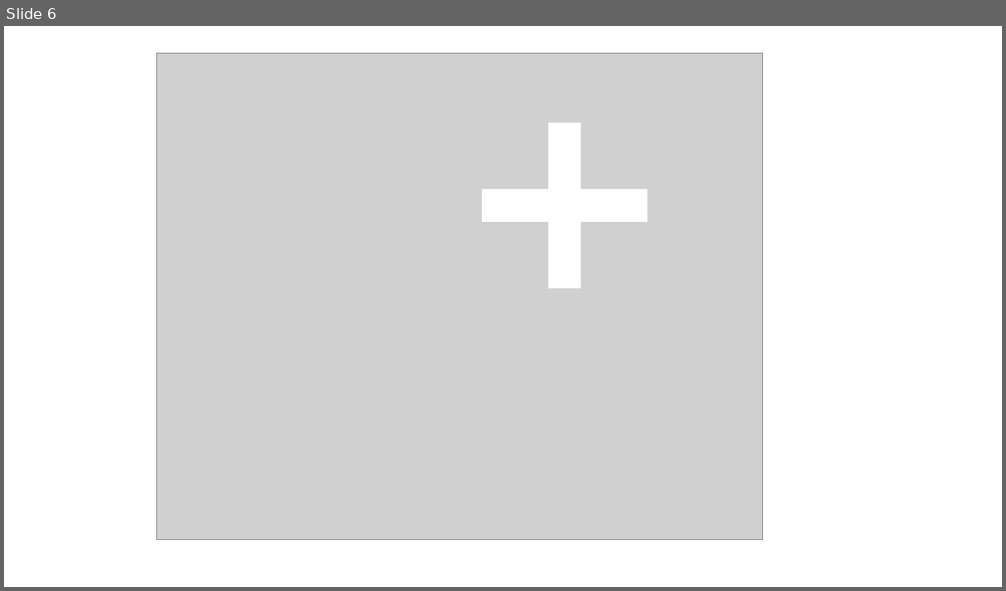
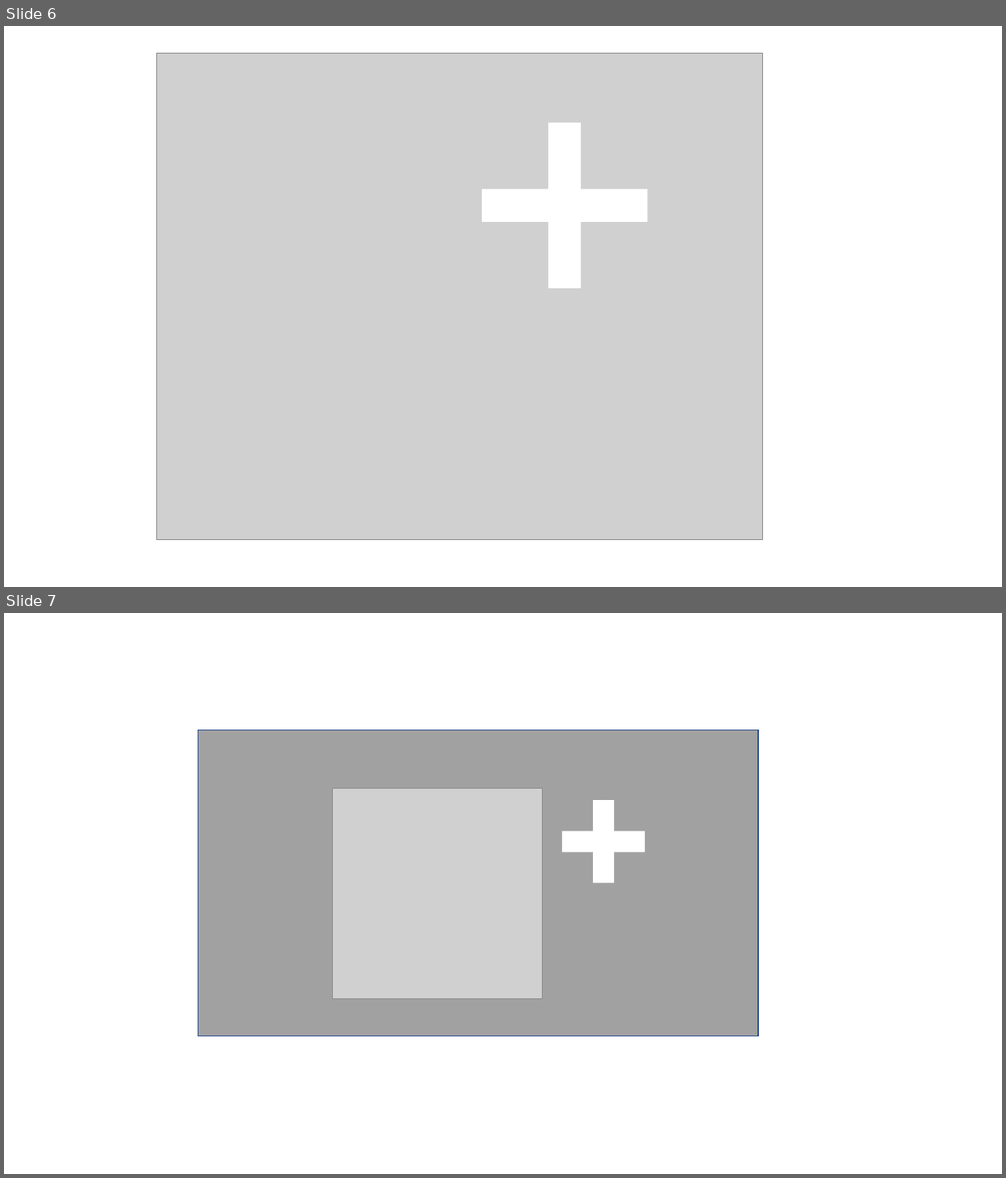
Before and after one commit to carlosngo/iAdopt, a slide deck: public/assets/sources.pptx. Shown one above the other, each under a label of ours: slide 6 before the commit, slides 6 and 7 after it. The pictures are 1006x591 and 1006x1178 pixels, drawn with LibreOffice and Linux fonts; fonts in the diff are those of the drawing; grey boxes stand for pictures. Boxes give left, top, right and bottom in pixels: in the first picture for what was removed or moved away, otherwise in the second. Text is boxed around its words. In the diff, an @@ line names an element or a change of style, - is before the commit and + after.

```diff
--- a/public/assets/sources.pptx
+++ b/public/assets/sources.pptx
@@ slide 7 added at (x1=4, y1=613, x2=1002, y2=1174), background #FFFFFF @@
@@ rectangle added at (x1=198, y1=730, x2=759, y2=1037), fill #A2A1A1, outline #325491 1 pt @@
@@ picture added at (x1=333, y1=789, x2=543, y2=999) @@
@@ rectangle added at (x1=593, y1=800, x2=614, y2=884), fill #FFFFFF @@
@@ rectangle added at (x1=562, y1=831, x2=646, y2=852), fill #FFFFFF @@
```
